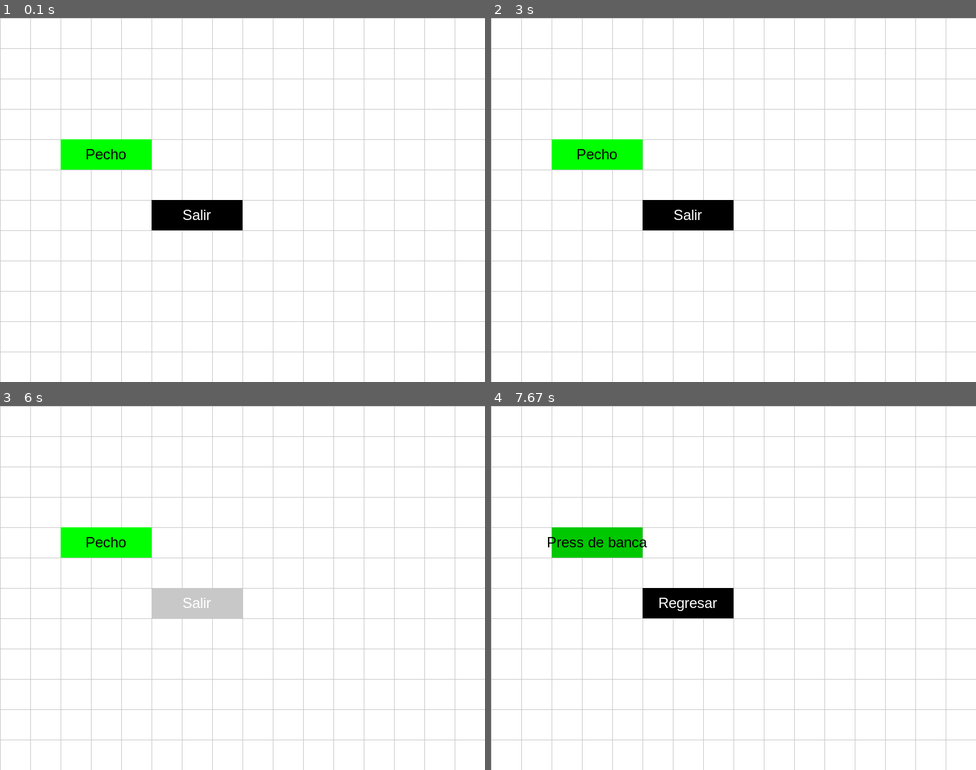
Above: before the commit, frames 1-4 (two rows, left to right).
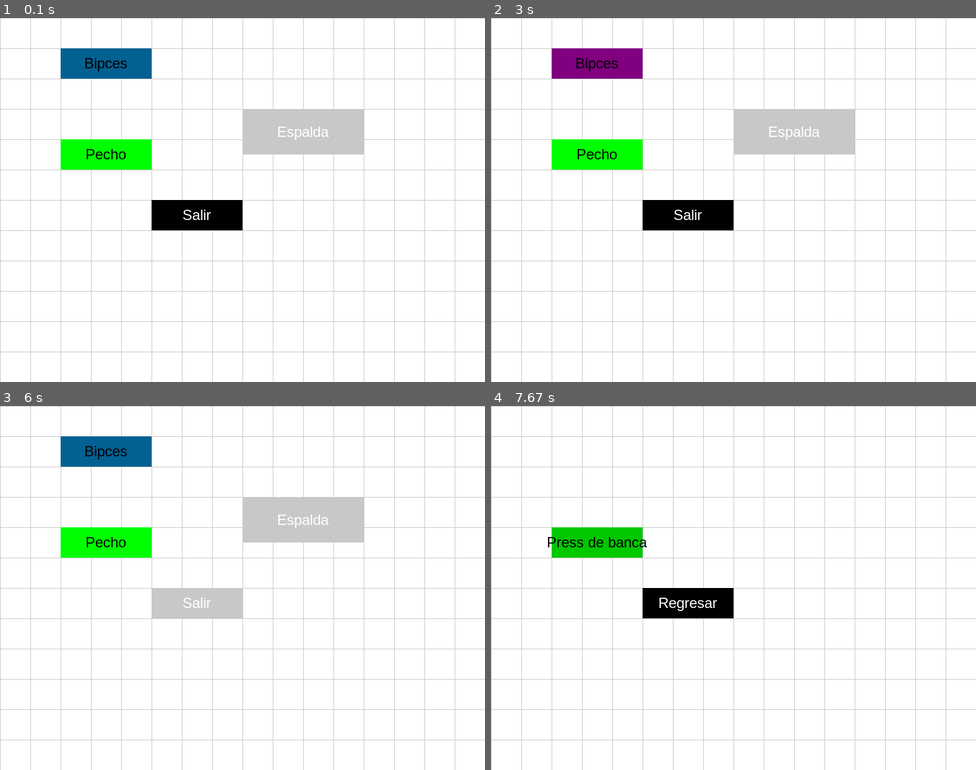
Above: after the commit, the same moments.

Repository: fetex/APP-WORKOUT---PYGAME
Game: pygame game, started from main.py
The game is run twice, just before and just after one commit, with the same random seed, the same clock (stepped at 60 frames per second) and the same inputs.
Inputs (mouse positions are in pixels of both pictures, inside the frame that each line leads up to):
- Up to frame 1 (0.1 s): no input
- Up to frame 2 (3 s): click "Pecho" at 0.38 s; click (733, 221) at 0.72 s; click "Regresar" at 1.05 s; click (912, 327) at 1.38 s; click (597, 61) at 2.72 s, where only the run after the commit has a clickable "Bipces"
- Up to frame 3 (6 s): click (174, 511) at 3.05 s; click (300, 518) at 3.88 s, where only the run after the commit has a clickable "Espalda"; click (87, 540) at 4.22 s; click (101, 518) at 4.55 s; click "Regresar" at 5.88 s
- Up to frame 4 (7.67 s): click (588, 722) at 6.22 s; click "Pecho" at 7.55 s

The runs differ from the first frame. In frame 1, 4.4% of the frame differs, in the area x 12-75%, y 8-38%; in frame 2, 4.4%; in frame 3, 4.4%; in frame 4, nothing differs.

Commit message:
Exercises for understand code

Diff:
--- a/main.py
+++ b/main.py
@@ -4,6 +4,12 @@
 import pygame
 import time
 import sys
+from PIL import Image
+
+
+# Primero: librerias
+# Segundo: Contantes, variables,
+# Tercero: Funciones
 
 # Inicializamos pygame
 pygame.init()
@@ -15,16 +21,19 @@
 GREEN_BLACK = (0, 200, 0)
 RED = (255, 0, 0)
 GRAY = (200, 200, 200)
+PURPLE = (128, 0, 128)
+BLUE = (3, 96, 146)
 
 
 #Size window
 WIDTH = 800
 HEIGHT = 600
 
-SIZE_CELL = 50
+SIZE_CELL = 50 #TAMANO DE CELDA EN PIXELES
+
 
 # Crear ventana
-window = pygame.display.set_mode((WIDTH, HEIGHT))
+window = pygame.display.set_mode((WIDTH, HEIGHT)) # Crear ventana con
 pygame.display.set_caption('Entrenador Personal BodyBuilder')
 
 # Crear fuentes
@@ -32,19 +41,37 @@
 fuente_texto = pygame.font.SysFont('Arial', 24)
 
 
-
-# Funcion para crear boton
+# def upload_gif(ruta_gif):
+#     gif = Image.open(ruta_gif)
+#     frames_gif = []
+#     while True:
+#         try:
+#             frame = gif.copy().convert("RGBA")  # Convertir el frame a modo RGBA para Pygame
+#             frame_pygame = pygame.image.fromstring(frame.tobytes(), frame.size, frame.mode)
+#             frames_gif.append(frame_pygame)
+#             gif.seek(gif.tell() + 1)
+#         except EOFError:
+#             pass
+#     return frames_gif
+
+
+# frames_gif = upload_gif("media/pecho.gif")
+# frame_actual = 0
+
+
+
 def draw_button(x, y, width, height, color, color_hover, text, text_color):
-    mouse_pos = pygame.mouse.get_pos()
+    mouse_pos = pygame.mouse.get_pos() # Captura la posición del mouse para poder dar clik en el boton
 
     # Efecto hover boton
     if x <= mouse_pos[0] <= x + width and y <= mouse_pos[1] <= y + height:
         color = color_hover
     else:
         color = color
-    pygame.draw.rect(window, color, (x, y, width, height))
-    text_button = fuente_texto.render(text, True, text_color)
+    pygame.draw.rect(window, color, (x, y, width, height)) # Dibujar un rectangulo
+    text_button = fuente_texto.render(text, True, text_color) # Insertar texto en el boton
     window.blit(text_button, (x + (width - text_button.get_width()) // 2, y + (height - text_button.get_height()) // 2)) ## Centro el texto en el boton
+
 
 
 def draw_grid():
@@ -59,8 +86,10 @@
 
 def show_menu():
     window.fill(WHITE)
-    draw_grid()
+    draw_grid() # Llamar a la funcion para dibujar la cuadricula
+    draw_button(100, 50, 150, 50, BLUE, PURPLE, "Bipces", BLACK)
     draw_button(100, 200, 150, 50, GREEN, GREEN_BLACK, 'Pecho', BLACK)
+    draw_button(400, 150, 200, 75, GRAY, BLACK, 'Espalda', WHITE)
     draw_button(250, 300, 150, 50, BLACK, GRAY, 'Salir', WHITE)
     pygame.display.update()
 
@@ -73,19 +102,41 @@
     draw_button(250, 300, 150, 50, BLACK, GRAY,  'Regresar', WHITE)
     pygame.display.update()
 
-
-# Bucle principal de la aplicación
+# Mostrar ejercicio
+# def show_exercise(name, frames_gif):
+#     global frame_actual
+
+#     window.fill(WHITE)
+
+#     text_exercise = fuente_titulo.render(name, True, BLACK)
+#     window.blit(text_exercise, (400,100))
+
+#     #Mostrar gif
+#     window.blit(frames_gif[frame_actual], (350,100))
+
+#     # Actualizar gif
+#     frame_actual = (frame_actual + 1) % len(frames_gif)
+#     draw_button(400, 500, 150, 50, BLACK, GRAY, 'Finalizar', WHITE)
+#     pygame.display.update()
+
+
+
+
 view = 'menu'
 running = True
+exercise = None
+
+
+# Bucle principal de la aplicación
 while running:
-
-
 
     #Definir vista
     if view == 'menu':
         show_menu()
     elif view == 'chest':
         show_chest()
+    elif view == 'exercise':
+        show_exercise('Press de banca', frames_gif)
 
     #Obtener posicion mouse
     mouse_pos = pygame.mouse.get_pos()
@@ -116,6 +167,13 @@
           elif view == 'chest':
               if 250 <= mouse_pos[0] <= 400 and 300 <= mouse_pos[1] <= 350: #Condicion para regresar al menu boton regresar
                   view = 'menu'
+              elif 100 <= mouse_pos[0] <= 250 and 200 <= mouse_pos[1] <= 250:
+                  view = 'exercise'
+                  exercise = 'Press de banca'
+
+          elif view == 'exercise':
+             if 400 <= mouse_pos[0] <= 550 and 500 <= mouse_pos[1] <= 550:
+                 view = 'chest'
 
 
 
